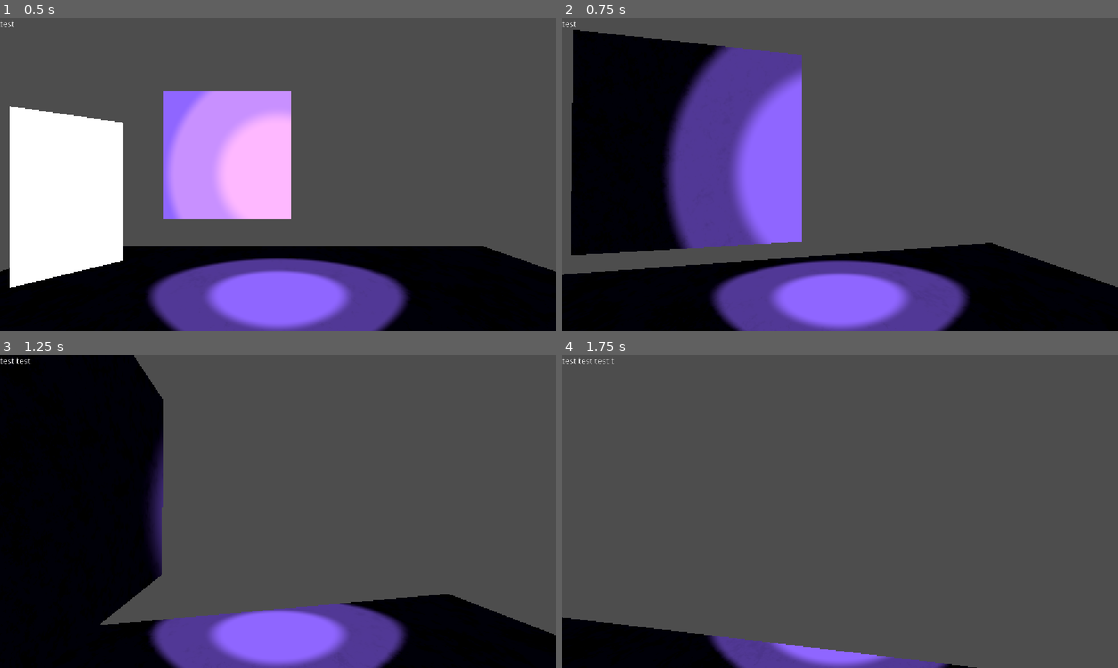
Above: before the commit, frames 1-4 (two rows, left to right).
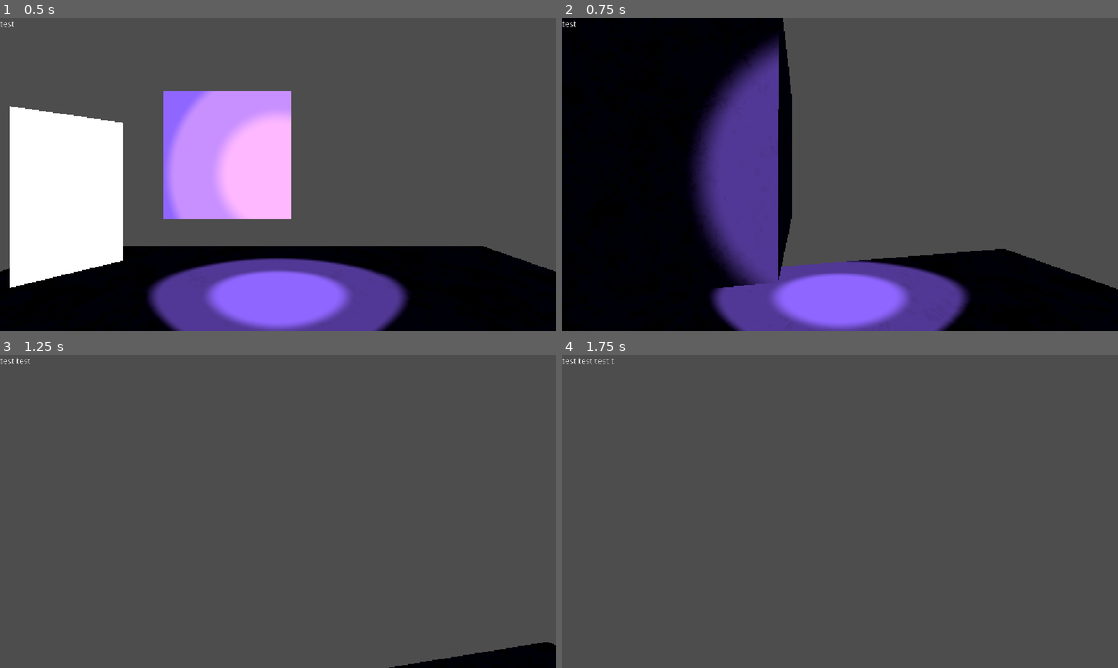
Above: after the commit, the same moments.

Repository: he21123/gj-esa
Game: Godot game, scene res://node_3d.tscn
Same seed, same stepped clock (60 frames per second), same inputs: the game is played once before the commit and once after it.
Inputs (mouse positions are in pixels of both pictures, inside the frame that each line leads up to):
- Up to frame 1 (0.5 s): no input
- Up to frame 2 (0.75 s): tap Enter at 0.5 s; move the mouse to (867, 174) at 0.52 s; hold W (move_forward) from 0.53 s (still down)
- Up to frame 3 (1.25 s): keep holding W (move_forward)
- Up to frame 4 (1.75 s): keep holding W (move_forward); move the mouse to (812, 511) at 1.27 s

Frame 1 is identical in both runs. In frame 2, 20% of the frame differs, in the area x 0-100%, y 0-87%; in frame 3, 40%, in the area x 0-100%, y 0-100%; in frame 4, 6.1%.

Commit message:
stutter fix

Diff:
--- a/player_Movement_2_Now_is_personal.gd
+++ b/player_Movement_2_Now_is_personal.gd
@@ -39,7 +39,9 @@
 			else:
 				velocity.x = move_toward(velocity.x, 0, SPEED)
 				velocity.z = move_toward(velocity.z, 0, SPEED)
-			if not Input.is_action_just_released("move_back") or not Input.is_action_just_released("move_forward") or not Input.is_action_just_released("move_left") or not Input.is_action_pressed("move_right"):
+
+			# ich hab mal die lange "if" schlange hier zerstört
+			if input_dir.length() == 0.0:
 				Current_State=STATE.IDLE
 				print("state change idle")
 		STATE.RUNNING:
